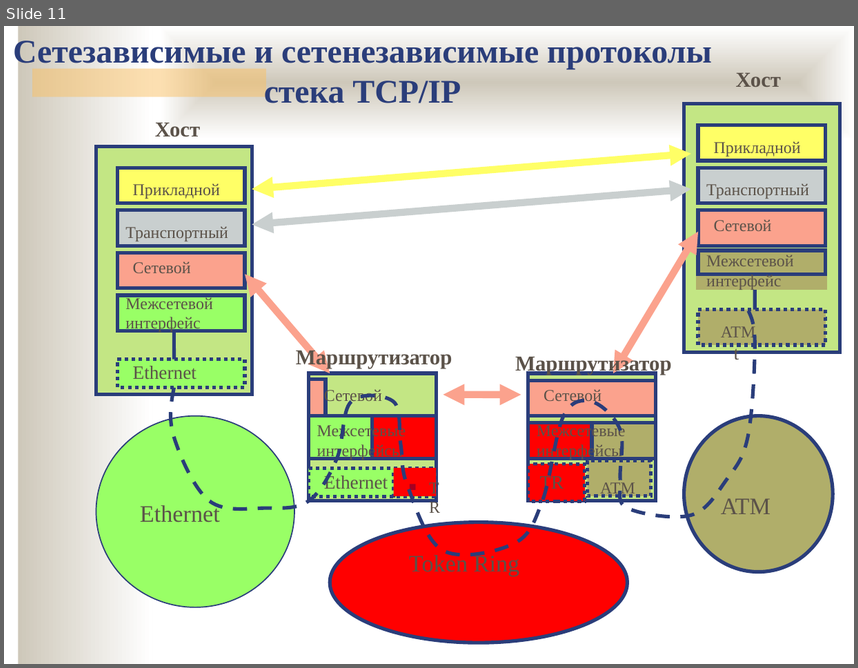
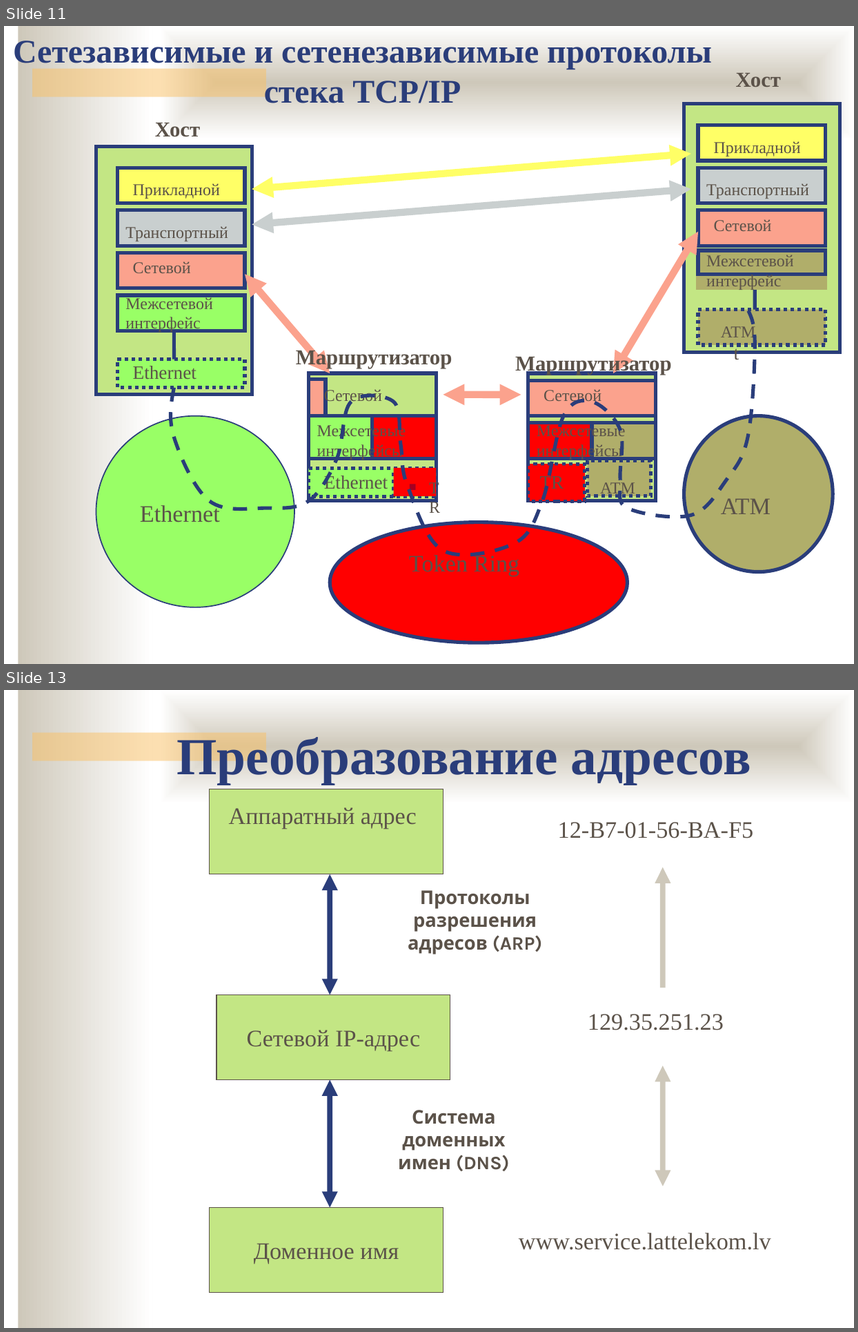
Before and after one commit to ukoloff/nets, a slide deck: 09.pptx. Shown one above the other, each under a label of ours: slide 11 before the commit, slides 11 and 13 after it; the slides between them are not shown. The pictures are 858x668 and 858x1332 pixels, drawn with LibreOffice and Linux fonts; fonts in the diff are those of the drawing; background and template pictures are left out. Boxes give left, top, right and bottom in pixels: in the first picture for what was removed or moved away, otherwise in the second. Text is boxed around its words. In the diff, an @@ line names an element or a change of style, - is before the commit and + after.

```diff
--- a/09.pptx
+++ b/09.pptx
@@ slide 13 added at (4, 690, 854, 1328), background #FFFFFF; not listed: 3 template elements that a slide beside it also shows @@
@@ text added at (176, 733, 752, 784), 44 pt, text #2A3D7A, bold @@
+Преобразование адресов
@@ rectangle added at (210, 789, 444, 874), fill #C3E684, outline #5B5249 0.75 pt @@
@@ text added at (229, 807, 417, 829), 20 pt, text #5B5249 @@
+Аппаратный адрес
@@ text added at (558, 822, 754, 838), 20 pt, text #5B5249 @@
+12-B7-01-56-BA-F5
@@ double arrow added from (330, 874) to (330, 994), #2A3D7A 4.5 pt @@
@@ arrow added from (663, 987) to (663, 867), #CEC8BA 4.5 pt @@
@@ text added at (408, 890, 542, 954), 16 pt, text #5B5249, bold @@
+Протоколы разрешения адресов (ARP)
@@ rectangle added at (217, 994, 450, 1079), fill #C3E684, outline #5B5249 0.75 pt, 20 pt, text #5B5249 @@
+Сетевой IP-адрес
@@ text added at (588, 1014, 724, 1030), 20 pt, text #5B5249 @@
+129.35.251.23
@@ double arrow added from (330, 1079) to (330, 1207), #2A3D7A 4.5 pt @@
@@ double arrow added from (663, 1066) to (663, 1185), #CEC8BA 4.5 pt @@
@@ text added at (398, 1110, 510, 1171), 16 pt, text #5B5249, bold @@
+Система доменных имен (DNS)
@@ rectangle added at (210, 1207, 444, 1292), fill #C3E684, outline #5B5249 0.75 pt, 20 pt, text #5B5249 @@
+Доменное имя
@@ text added at (519, 1232, 771, 1250), 20 pt, text #5B5249 @@
+www.service.lattelekom.lv
```
Also in this commit, not shown: 15 other slides added.
